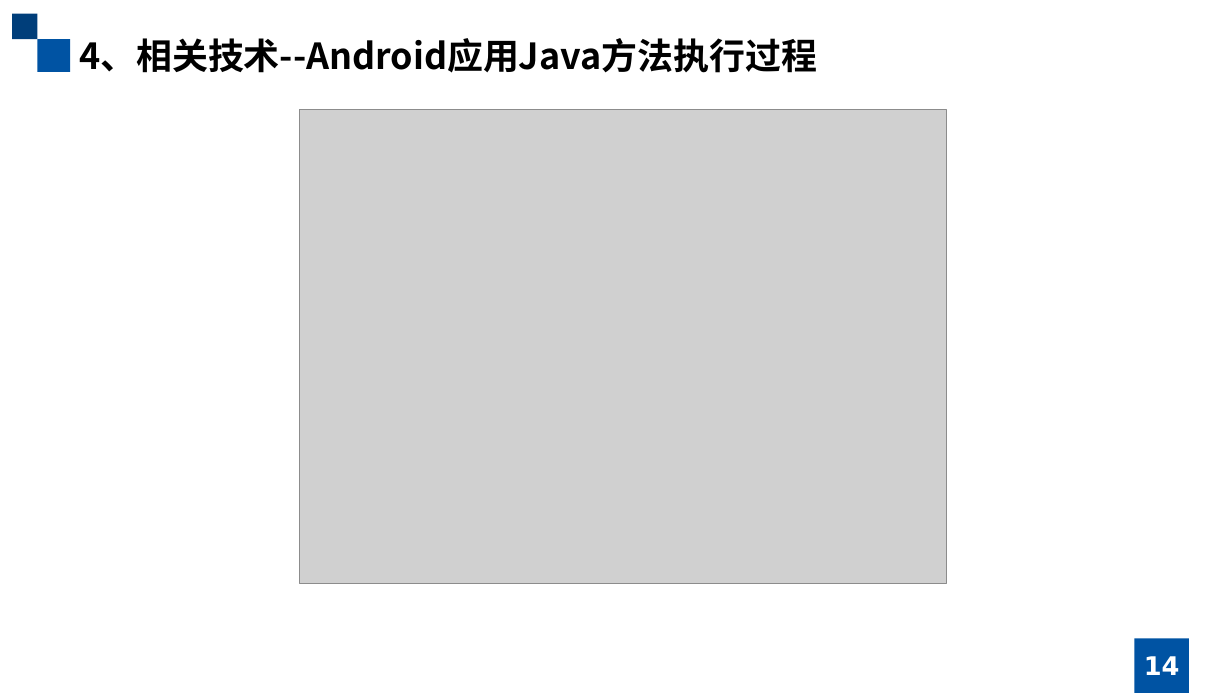
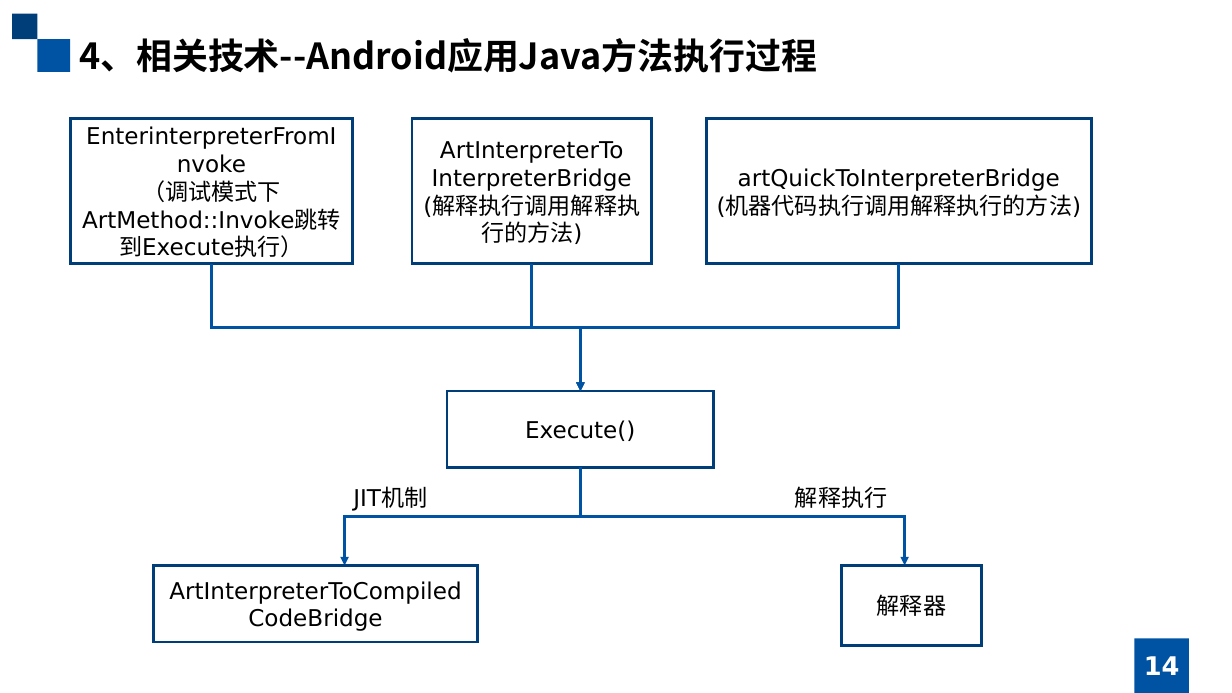
Before and after one commit to january147/Graduation_Project, a slide deck: slide 14 of ppt/移动应用的动态行为捕获.pptx. Drawn at 1232x693 pixels with LibreOffice and Linux fonts; fonts in the diff are those of the drawing; grey boxes stand for pictures. Boxes give left, top, right and bottom in pixels: in the first picture for what was removed or moved away, otherwise in the second. Text is boxed around its words. In the diff, an @@ line names an element or a change of style, - is before the commit and + after.

```diff
--- a/ppt/移动应用的动态行为捕获.pptx
+++ b/ppt/移动应用的动态行为捕获.pptx
@@ rectangle added at (70,118,353,263), outline #003E7A 2 pt, 18 pt, text #000000 @@
+EnterinterpreterFromInvoke
+（调试模式下ArtMethod::Invoke跳转到Execute执行）
@@ picture removed at (299,110,946,583) @@
@@ rectangle added at (412,118,652,263), outline #003E7A 2 pt, 18 pt, text #000000 @@
+ArtInterpreterTo
+InterpreterBridge
+(解释执行调用解释执行的方法)
@@ rectangle added at (706,118,1092,263), outline #003E7A 2 pt, 18 pt, text #000000 @@
+artQuickToInterpreterBridge
+(机器代码执行调用解释执行的方法)
@@ elbow arrow added from (212, 263) to (580, 391), #0053A3 2.25 pt @@
@@ elbow arrow added from (531, 263) to (580, 391), #0053A3 2.25 pt @@
@@ elbow arrow added from (899, 263) to (580, 391), #0053A3 2.25 pt @@
@@ rectangle added at (447,391,714,468), outline #003E7A 2 pt, 18 pt, text #000000 @@
+Execute()
@@ elbow arrow added from (580, 468) to (345, 566), #0053A3 2.25 pt @@
@@ elbow arrow added from (580, 468) to (905, 566), #0053A3 2.25 pt @@
@@ text added at (353,487,427,511), 18 pt, text #000000 @@
+JIT机制
@@ text added at (795,486,887,508), 18 pt, text #000000 @@
+解释执行
@@ rectangle added at (153,566,478,642), outline #003E7A 2 pt, 18 pt, text #000000 @@
+ArtInterpreterToCompiledCodeBridge
@@ rectangle added at (841,566,982,646), outline #003E7A 2 pt, 18 pt, text #000000 @@
+解释器
```
Also in this commit, not shown: 16 other slides changed, 1 other file.
